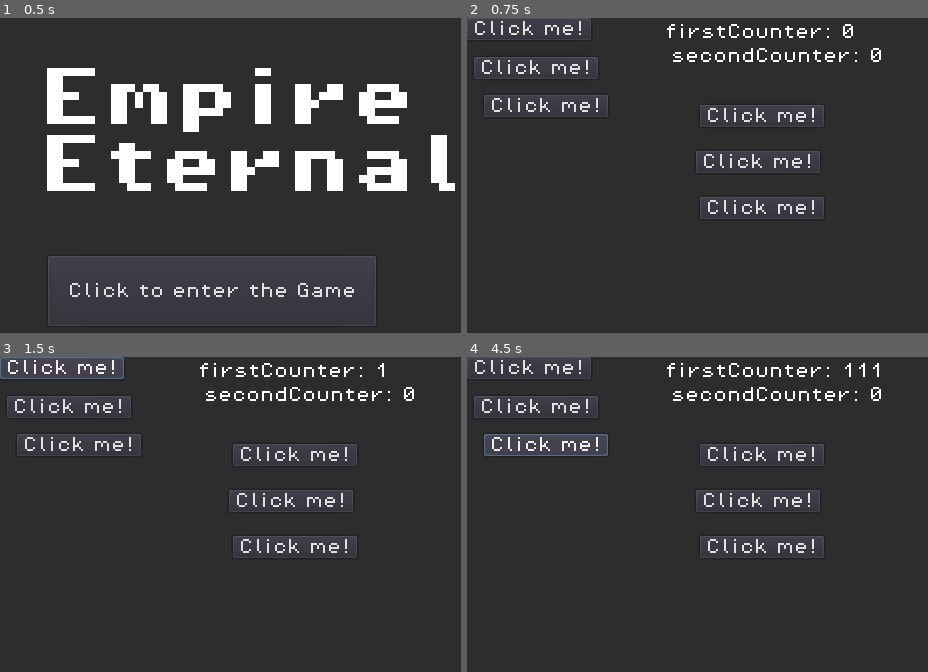
Above: before the commit, frames 1-4 (two rows, left to right).
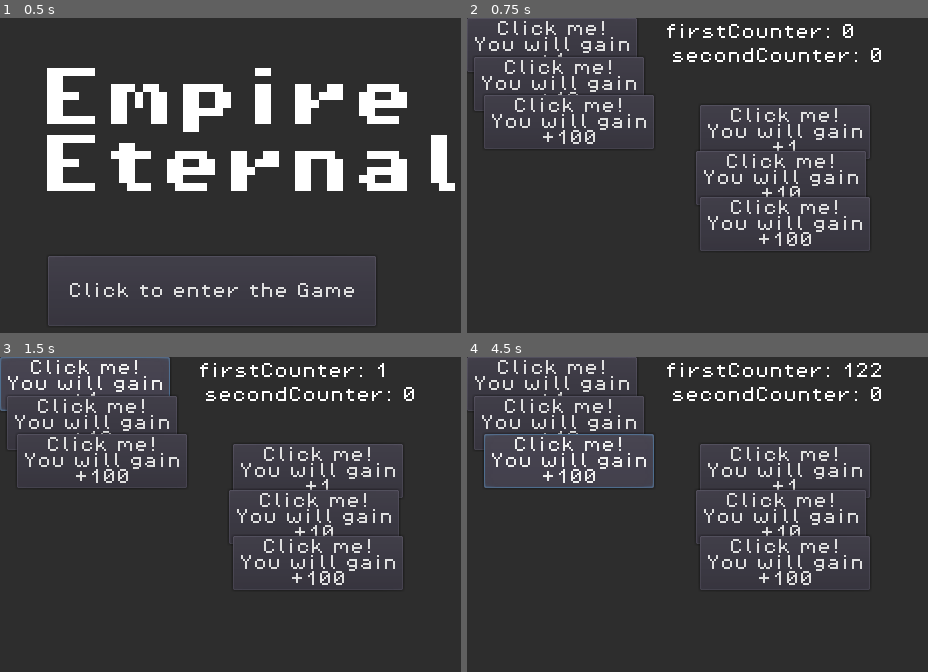
Above: after the commit, the same moments.

Repository: SmyleSamm/Empire-Eternal
Game: Godot game, scene res://scenes/worlds/gameMenu.tscn
Two runs of this game, one before a commit and one after it. Both use one fixed random seed, a clock stepped at 60 frames per second and the inputs below.
Inputs (mouse positions are in pixels of both pictures, inside the frame that each line leads up to):
- Up to frame 1 (0.5 s): no input
- Up to frame 2 (0.75 s): click "Click to enter the Game" at 0.5 s
- Up to frame 3 (1.5 s): click (59, 366) at 1.25 s, where only the run before the commit has a clickable "Click me!"
- Up to frame 4 (4.5 s): click (549, 385) at 2 s, where only the run after the commit has a clickable "Click me! You will gain +1"; click (536, 407) at 2.75 s, where only the run before the commit has a clickable "Click me!"; click (559, 423) at 3.5 s, where only the run after the commit has a clickable "Click me! You will gain +10"; click (545, 445) at 4.25 s, where only the run before the commit has a clickable "Click me!"

Frame 1 is identical in both runs. In frame 2, 9.4% of the frame differs, in the area x 0-88%, y 0-74%; in frame 3, 11%; in frame 4, 13%, in the area x 0-90%, y 0-74%.

Commit message:
Button now Displays gained value

Diff:
--- a/scenes/uiElements/buttons/clickerForCounter.gd
+++ b/scenes/uiElements/buttons/clickerForCounter.gd
@@ -4,6 +4,8 @@
 var player
 export var counter: String
 export var value: int
+var valueChanged: bool = true
+const clickerText: String = "Click me!\nYou will gain\n+"
 var playerCounter: Dictionary
 
 func _ready():
@@ -60,6 +62,13 @@
 	print("e.g. SceneNode -> someNode, someNode, player, someNode")
 	return null
 
+func increaseValue(increasement: int) -> void:
+	value += increasement
+	valueChanged=true
 
+func _process(delta):
+	if valueChanged:
+		text = clickerText+str(value)
+		valueChanged=false
 func _on_clickerForFirstCounter_pressed():
 	playerCounter[counter] += value
--- a/scenes/uiElements/buttons/clickerForCounter.tscn
+++ b/scenes/uiElements/buttons/clickerForCounter.tscn
@@ -3,11 +3,13 @@
 [ext_resource path="res://scenes/uiElements/buttons/clickerForCounter.gd" type="Script" id=1]
 [ext_resource path="res://assets/fonts/presets/gameMenu.tres" type="DynamicFont" id=2]
 
-[node name="clickerForFirstCounter" type="Button"]
+[node name="clickerForCounter" type="Button"]
 margin_right = 12.0
 margin_bottom = 20.0
 custom_fonts/font = ExtResource( 2 )
-text = "Click me!"
+text = "Click me!
+You will gain
++0"
 script = ExtResource( 1 )
 
 [connection signal="pressed" from="." to="." method="_on_clickerForFirstCounter_pressed"]
